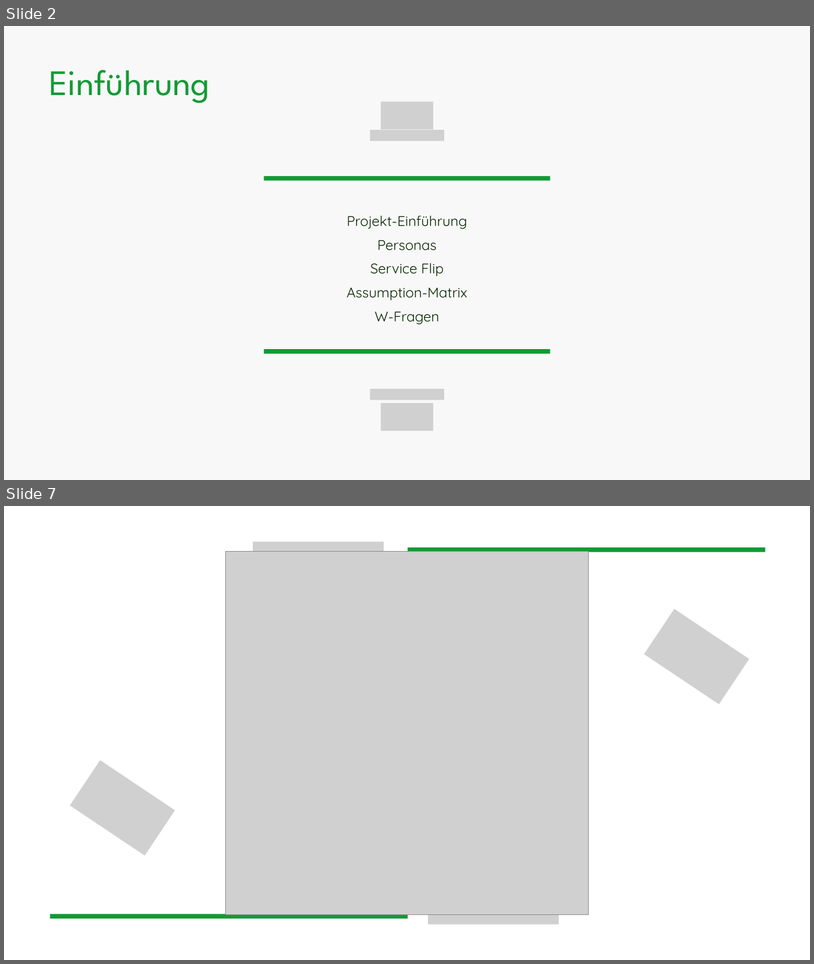
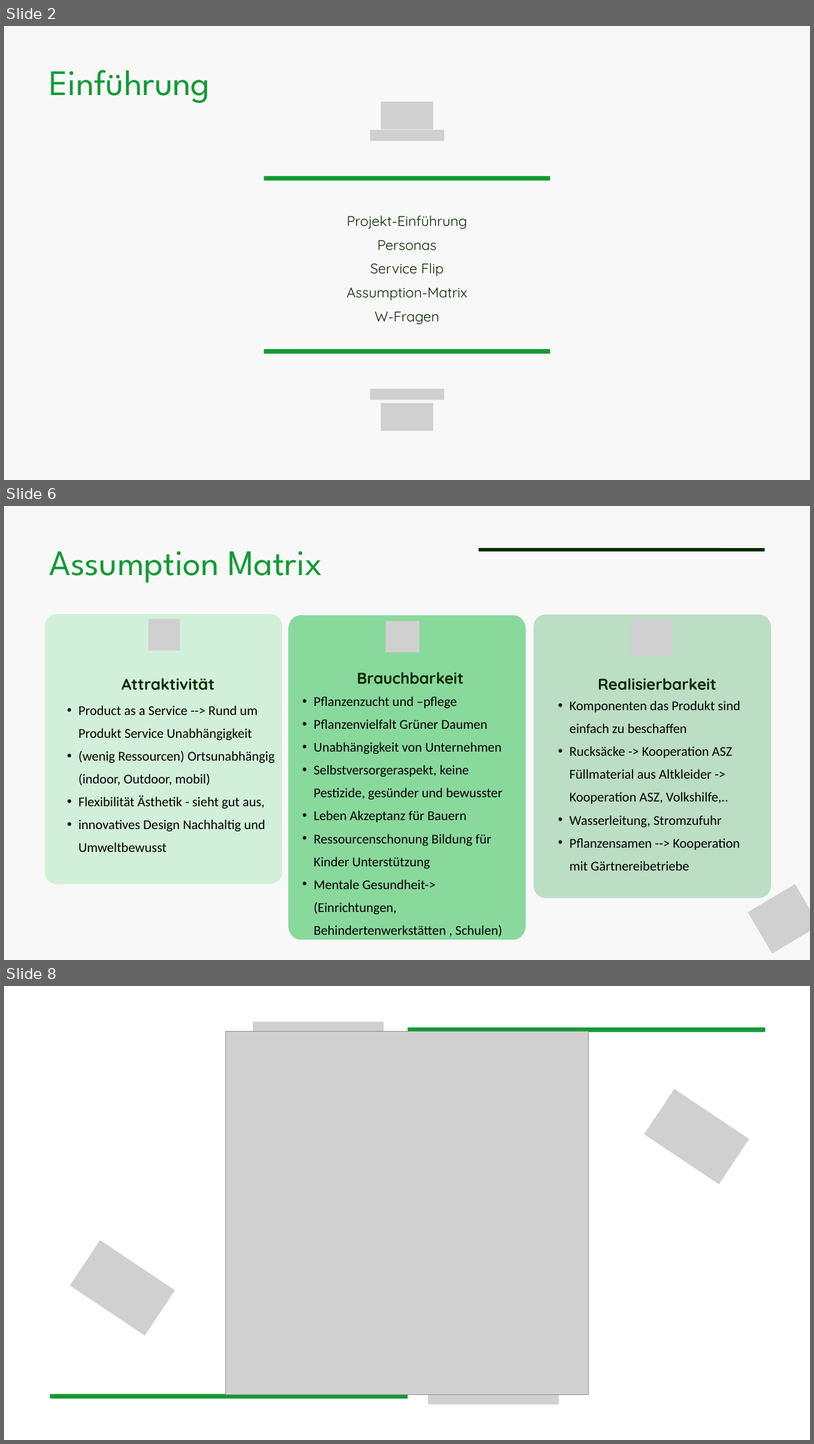
Before and after one commit to plant2go/design, a slide deck: praesentation/Plant2Go_Presentation_07112024.pptx. Shown one above the other, each under a label of ours: slides 2 and 7 before the commit, slides 2, 6 and 8 after it; the slides between them are not shown. The pictures are 814x964 and 814x1444 pixels, drawn with LibreOffice and Linux fonts; fonts in the diff are those of the drawing; grey boxes stand for pictures. Boxes give left, top, right and bottom in pixels: in the first picture for what was removed or moved away, otherwise in the second. Text is boxed around its words. In the diff, an @@ line names an element or a change of style, - is before the commit and + after.

```diff
--- a/praesentation/Plant2Go_Presentation_07112024.pptx
+++ b/praesentation/Plant2Go_Presentation_07112024.pptx
@@ slide 6 added at (4,506,810,960), background #F8F8F8 @@
@@ text added at (50,551,323,583), 64 pt, text #129A34 @@
+Assumption Matrix
@@ line added from (479, 550) to (765, 550), #0A2803 6 pt @@
@@ freeform shape added at (45,614,282,884), fill #D2F0D9 @@
@@ picture added at (149,619,180,651) @@
@@ freeform shape added at (288,615,526,939), fill #89D99D @@
@@ picture added at (386,621,420,652) @@
@@ freeform shape added at (534,615,771,898), fill #BBDEC4 @@
@@ picture added at (632,618,672,655) @@
@@ text added at (122,678,215,690), 28 pt, text #0A2803, bold @@
+Attraktivität
@@ text added at (357,672,464,684), 28 pt, text #0A2803, bold @@
+Brauchbarkeit
@@ text added at (598,678,717,690), 28 pt, text #0A2803, bold @@
+Realisierbarkeit
@@ text added at (314,696,503,936), 24 pt, text #000000 @@
+  • Pflanzenzucht und –pflege
+  • Pflanzenvielfalt Grüner Daumen
+  • Unabhängigkeit von Unternehmen
+  • Selbstversorgeraspekt, keine Pestizide, gesünder und bewusster
+  • Leben Akzeptanz für Bauern
+  • Ressourcenschonung Bildung für Kinder Unterstützung
+  • Mentale Gesundheit-> (Einrichtungen, Behindertenwerkstätten , Schulen)
@@ text added at (570,700,740,870), 24 pt, text #000000 @@
+  • Komponenten das Produkt sind einfach zu beschaffen
+  • Rucksäcke -> Kooperation ASZ Füllmaterial aus Altkleider -> Kooperation ASZ, Volkshilfe,..
+  • Wasserleitung, Stromzufuhr
+  • Pflanzensamen --> Kooperation mit Gärtnereibetriebe
@@ text added at (78,705,275,852), 24 pt, text #000000 @@
+  • Product as a Service --> Rund um Produkt Service Unabhängigkeit
+  • (wenig Ressourcen) Ortsunabhängig (indoor, Outdoor, mobil)
+  • Flexibilität Ästhetik - sieht gut aus,
+  • innovatives Design Nachhaltig und Umweltbewusst
@@ picture added at (748,884,810,954) @@
@@ what was slide 7 is now slide 8 @@
```
Also in this commit, not shown: 4 slides changed, 1 other slide added, 1 slide removed.
